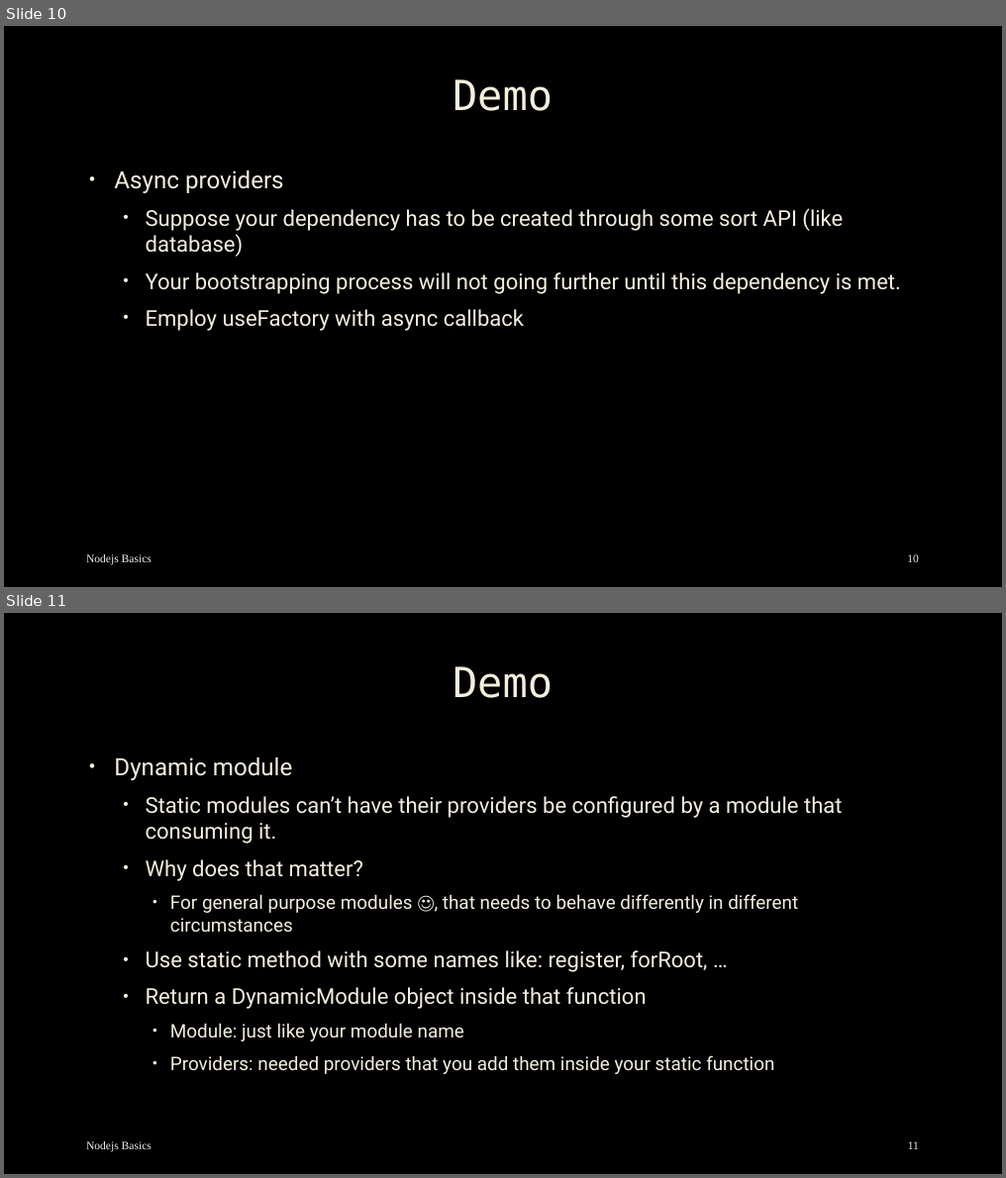
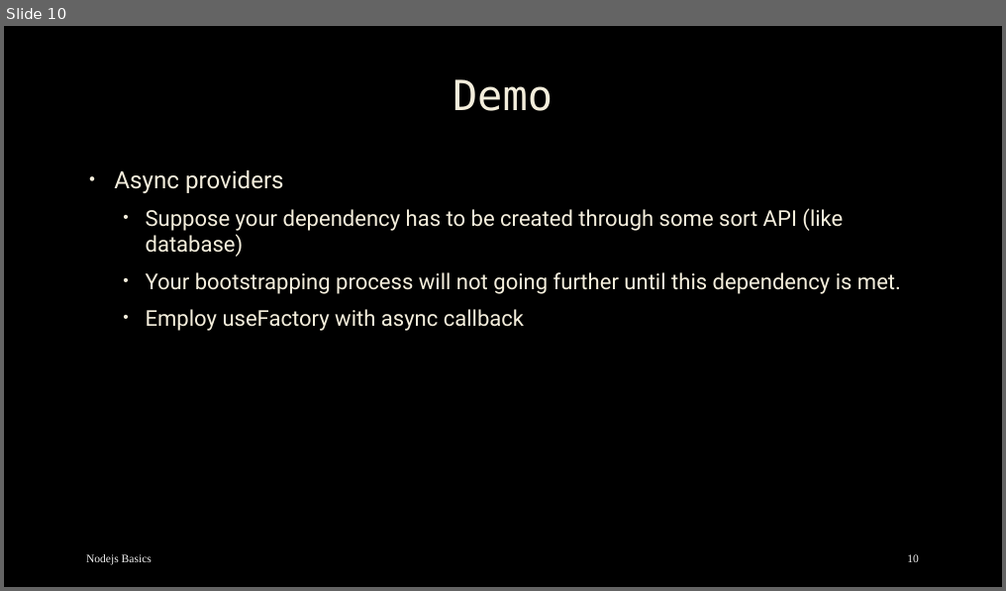
Before and after one commit to mostafa8026/nestjs-course, a slide deck: nestjs/nestjs-04.pptx. Shown one above the other, each under a label of ours: slides 10 and 11 before the commit, slide 10 after it. The pictures are 1006x1178 and 1006x591 pixels, drawn with LibreOffice and Linux fonts; fonts in the diff are those of the drawing; background and template pictures are left out. Boxes give left, top, right and bottom in pixels: in the first picture for what was removed or moved away, otherwise in the second. Text is boxed around its words. In the diff, an @@ line names an element or a change of style, - is before the commit and + after.

```diff
--- a/nestjs/nestjs-04.pptx
+++ b/nestjs/nestjs-04.pptx
@@ slide 11 removed at [4, 613, 1002, 1174], background picture (left out) @@
@@ title removed at [452, 666, 552, 698] @@
-Demo
@@ text removed at [114, 758, 843, 1074] @@
-• Dynamic module
-  • Static modules can’t have their providers be configured by a module that consuming it.
-  • Why does that matter?
-    • For general purpose modules ☺, that needs to behave differently in different circumstances
-  • Use static method with some names like: register, forRoot, …
-  • Return a DynamicModule object inside that function
-    • Module: just like your module name
-    • Providers: needed providers that you add them inside your static function
@@ text removed at [86, 1142, 152, 1153] @@
-Nodejs Basics
@@ page number removed at [908, 1142, 919, 1150] @@
-11
```
Also in this commit, not shown: 2 slides changed, 4 other slides removed, 2 other files.
